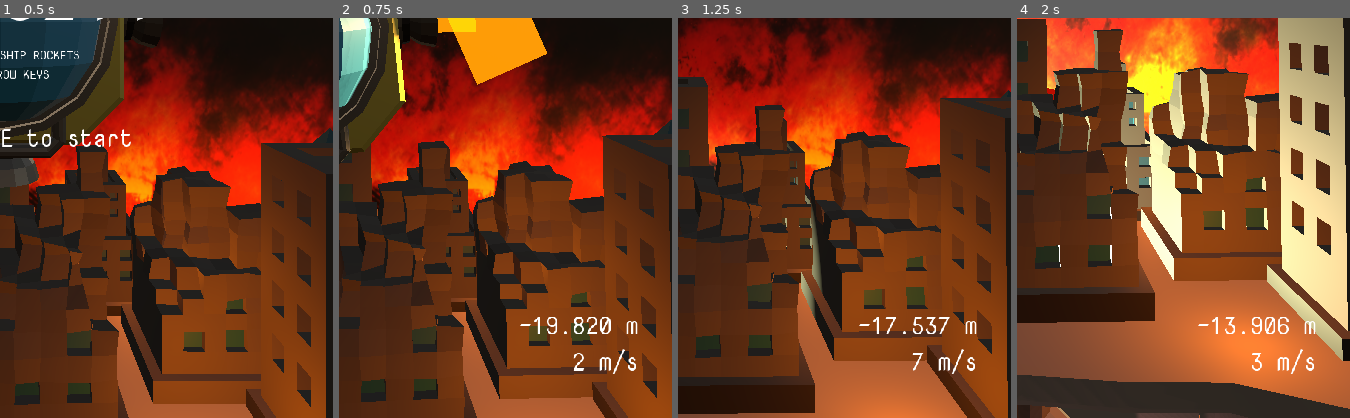
Above: before the commit, frames 1-4 (left to right).
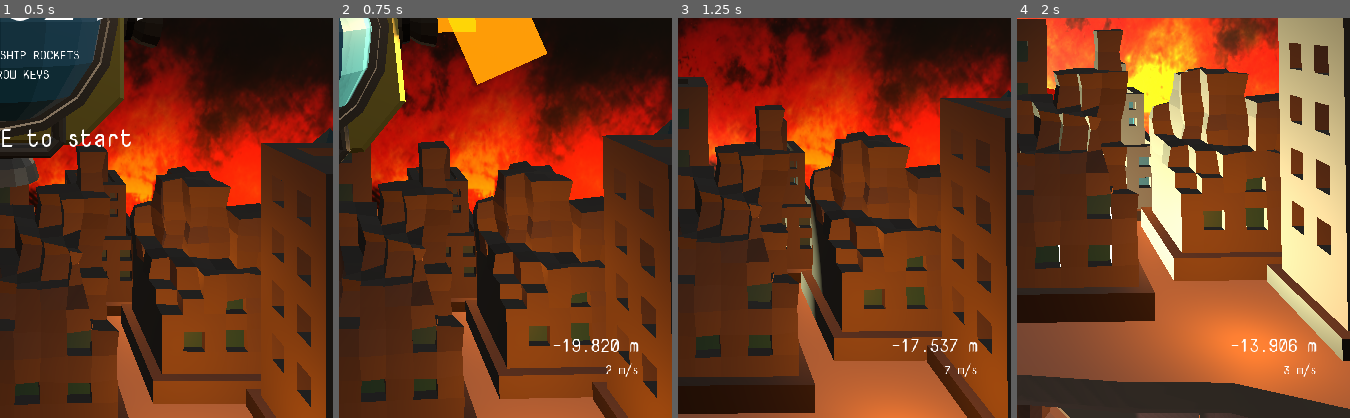
Above: after the commit, the same moments.

Repository: marksteve/SudoXE
Game: Godot game, scene res://Main.tscn
Two runs of this game, one before a commit and one after it. Both use one fixed random seed, a clock stepped at 60 frames per second and the inputs below.
Inputs:
- Up to frame 1 (0.5 s): no input
- Up to frame 2 (0.75 s): tap Space at 0.5 s; hold Right (ui_right) from 0.53 s (still down); hold Enter (ui_accept) from 0.53 s (still down)
- Up to frame 3 (1.25 s): keep holding Right (ui_right); keep holding Enter (ui_accept)
- Up to frame 4 (2 s): release Right (ui_right) at 1.28 s; release Enter (ui_accept) at 1.28 s; hold Down (ui_down) from 1.28 s (still down); tap Enter (ui_accept) at 1.35, 1.52, 1.82 s
The pictures show only the part of the screen within x 50-100%, y 50-100%; the shares and areas given below are measured in that part.

Frame 1 is identical in both runs. In frame 2, 1.1% of the frame differs, in the area x 54-91%, y 74-90%; in frame 3, 0.9%; in frame 4, 1.0%.

Commit message:
Adjust fonts

Diff:
--- a/Font.tres
+++ b/Font.tres
@@ -3,5 +3,5 @@
 [ext_resource path="res://NovaMono-Regular.ttf" type="DynamicFontData" id=1]
 
 [resource]
-size = 32
+size = 24
 font_data = ExtResource( 1 )
--- a/Main.tscn
+++ b/Main.tscn
@@ -20,6 +20,9 @@
 
 [sub_resource type="DynamicFont" id=3]
 size = 32
+font_data = ExtResource( 5 )
+
+[sub_resource type="DynamicFont" id=4]
 font_data = ExtResource( 5 )
 
 [node name="Main" type="Spatial"]
@@ -144,8 +147,8 @@
 
 [node name="Depth" type="Label" parent="UI/HUD"]
 visible = false
-margin_right = 126.0
-margin_bottom = 45.0
+margin_right = 91.0
+margin_bottom = 34.0
 size_flags_horizontal = 8
 size_flags_vertical = 8
 custom_fonts/font = ExtResource( 6 )
@@ -155,11 +158,11 @@
 
 [node name="Velocity" type="Label" parent="UI/HUD"]
 visible = false
-margin_right = 90.0
-margin_bottom = 45.0
+margin_right = 65.0
+margin_bottom = 34.0
 size_flags_horizontal = 8
 size_flags_vertical = 8
-custom_fonts/font = ExtResource( 6 )
+custom_fonts/font = SubResource( 4 )
 text = "0 m/s"
 align = 2
 valign = 2
--- a/UI.gd
+++ b/UI.gd
@@ -14,8 +14,8 @@
 	get_tree().paused = screen == "title"
 	title_screen.visible = screen == "title"
 	game_over.visible = screen == "game_over"
-	hud_depth.visible = screen == "game"
-	hud_velocity.visible = screen == "game"
+	hud_depth.visible = screen in ["game", "game_over"]
+	hud_velocity.visible = screen in ["game", "game_over"]
 
 func _ready():
 	randomize()
Not shown: 1 places in Main.tscn that only renumber resources
